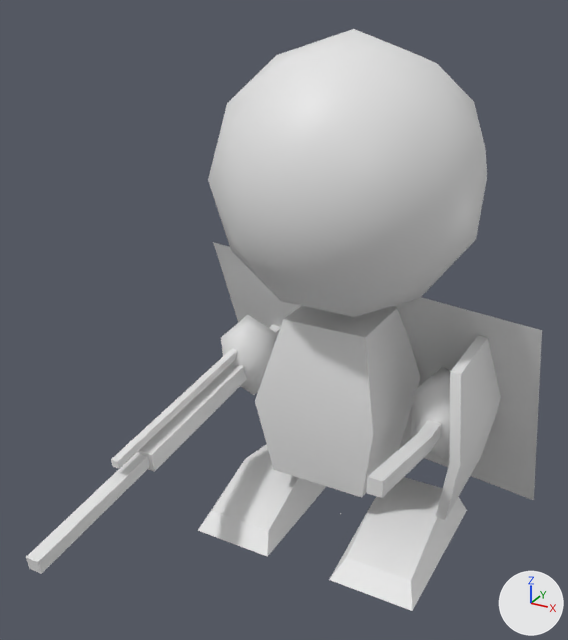
Renders of the FBX model MgaUnityProj/Assets/Fundament/Avatar/Artwork/Orignal/Humanoid/Humanoid@GIdle.FBX from each side of a commit.
Camera for both pictures: a 50 mm camera at (0.855, -1.941, 1.616) aimed at (-0.117, -0.173, 0.732). The lights are fixed; the arrows at lower right show +X, +Y and +Z. Where no turn or scale is listed for an object, it has been applied to the vertices.

Objects in the first picture: 'Body', 'DHandWeapn', 'Head', 'LShield', 'LShoot', 'LWing', 'LeftFoot', 'LeftHand', 'RWeapon', 'RWing', 'RightFoot', 'RightHand'.
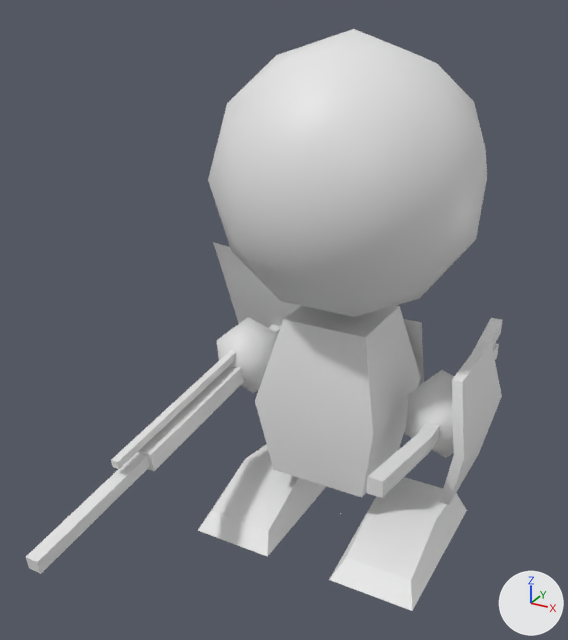
The edits, one by one:
Object 'RightHand' (ob_righthand) is rescaled from (0.86, 1.14, 0.86) to (1.0, 1.0, 1.0).
Object 'LeftHand' (ob_lefthand) is rescaled from (0.86, 1.14, 0.86) to (1.0, 1.0, 1.0).
Object 'LWing' (ob_lwing) is rescaled from (-1.0, 1.0, 1.0) to (1.0, 1.0, 1.0).
Object 'LShield' (ob_lshield) is rescaled from (1.37, 1.04, 1.16) to (1.0, 1.0, 1.0).

What differs and where, as boxes [x1, y1, x2, y2] in the pictures (568 x 640 px):
'LWing', rescaled (not visible afterwards): before [392, 297, 542, 500]
'LShield', rescaled (11% shorter): before [435, 335, 501, 520]; after [439, 341, 502, 505]
'LeftHand', rescaled (22% wider, 6% shorter): before [410, 367, 450, 461]; after [405, 370, 454, 458]
'RightHand', rescaled (9% wider): before [221, 315, 278, 395]; after [216, 317, 278, 393]
